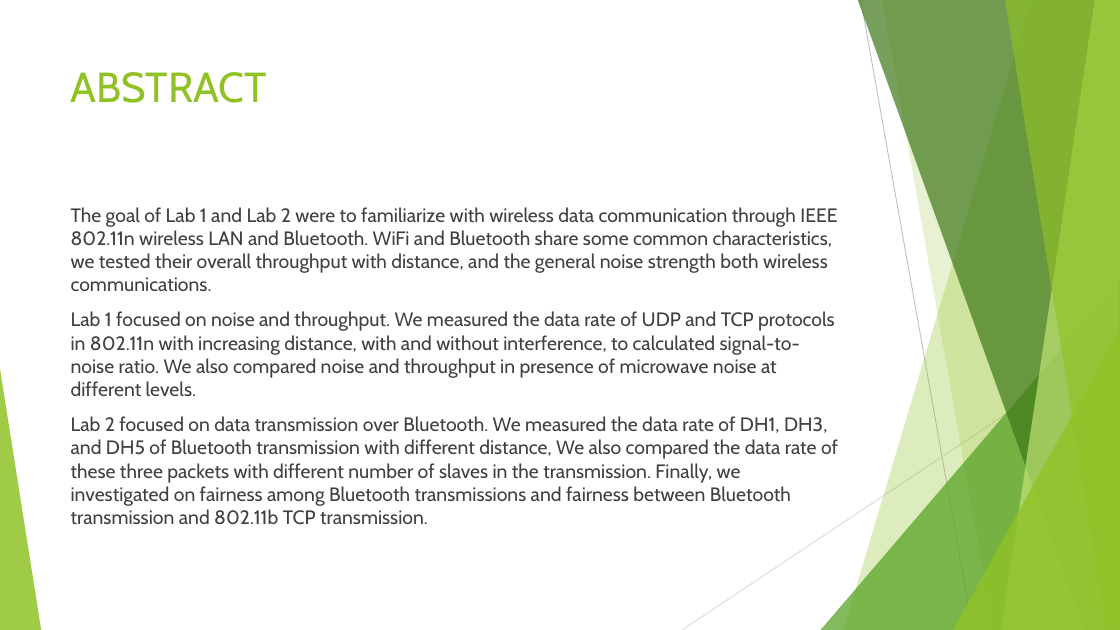
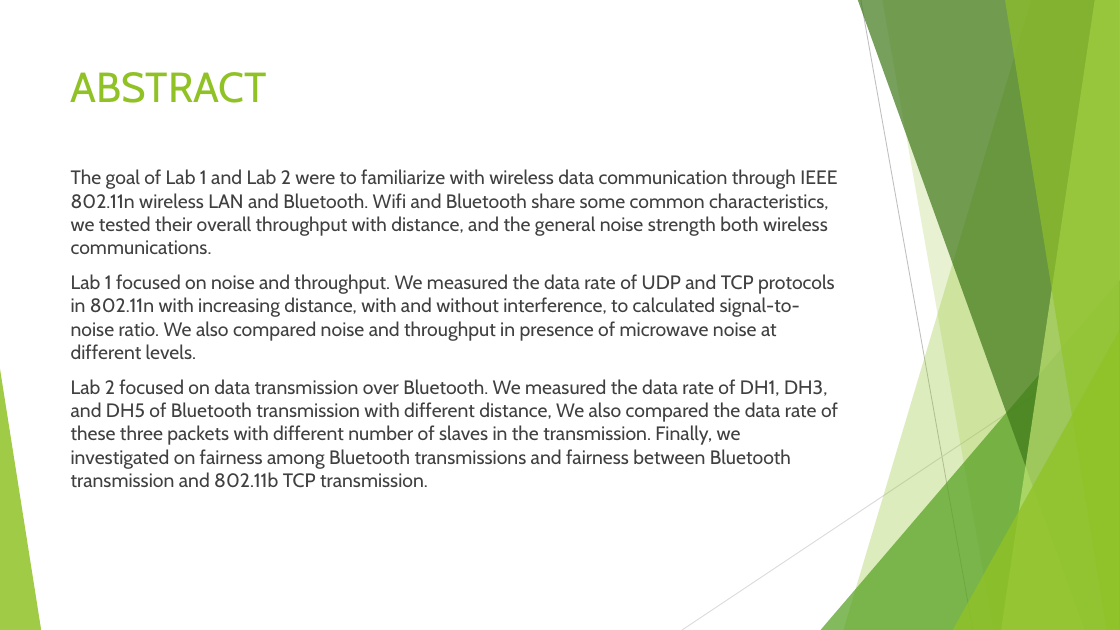
Before and after one commit to JenniferXYZ/cs-117, a slide deck: slide 2 of LAB REPORT.pptx. Drawn at 1120x630 pixels with LibreOffice and Linux fonts; fonts in the diff are those of the drawing. Boxes give left, top, right and bottom in pixels: in the first picture for what was removed or moved away, otherwise in the second. Text is boxed around its words. In the diff, an @@ line names an element or a change of style, - is before the commit and + after.

Commit message:
final

```diff
--- a/LAB REPORT.pptx
+++ b/LAB REPORT.pptx
@@ text "The goal of Lab 1 ..." moved from (x1=71, y1=207, x2=838, y2=525) to (x1=71, y1=169, x2=838, y2=488) @@
@@ text at (x1=71, y1=169, x2=837, y2=254): text changed @@
-The goal of Lab 1 and Lab 2 were to familiarize with wireless data communication through IEEE 802.11n wireless LAN and Bluetooth. WiFi and Bluetooth share some common characteristics, we tested their overall throughput with distance, and the general noise strength both wireless communications.
+The goal of Lab 1 and Lab 2 were to familiarize with wireless data communication through IEEE 802.11n wireless LAN and Bluetooth. Wifi and Bluetooth share some common characteristics, we tested their overall throughput with distance, and the general noise strength both wireless communications.
```
Also in this commit, not shown: 4 other slides changed, 3 slides added, 2 slides removed.
